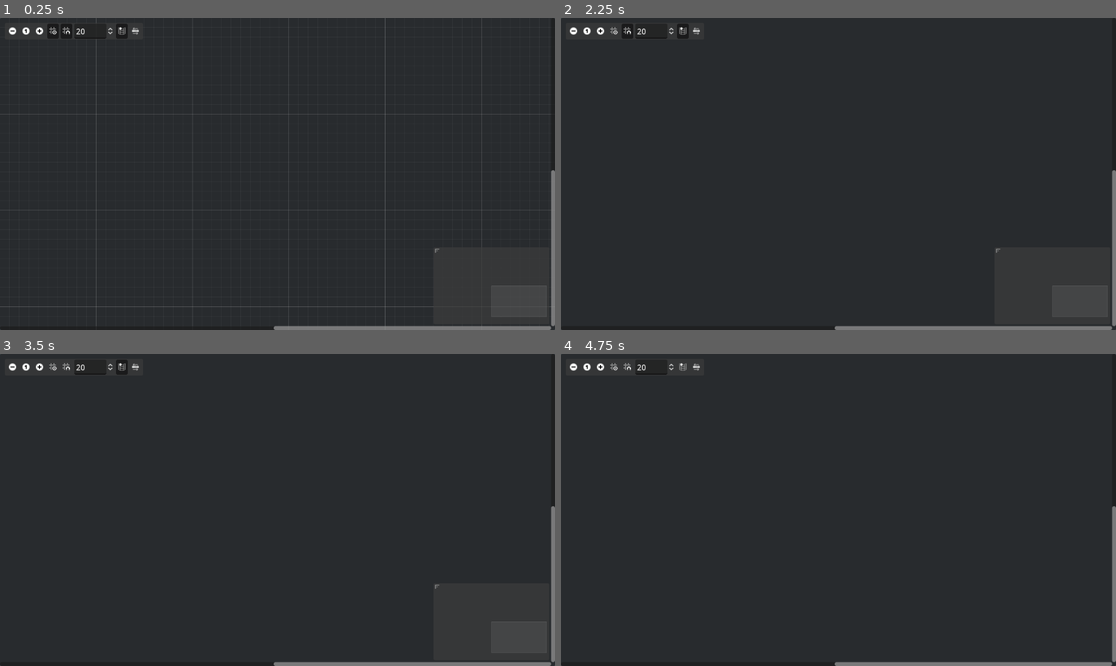
Above: before the commit, frames 1-4 (two rows, left to right).
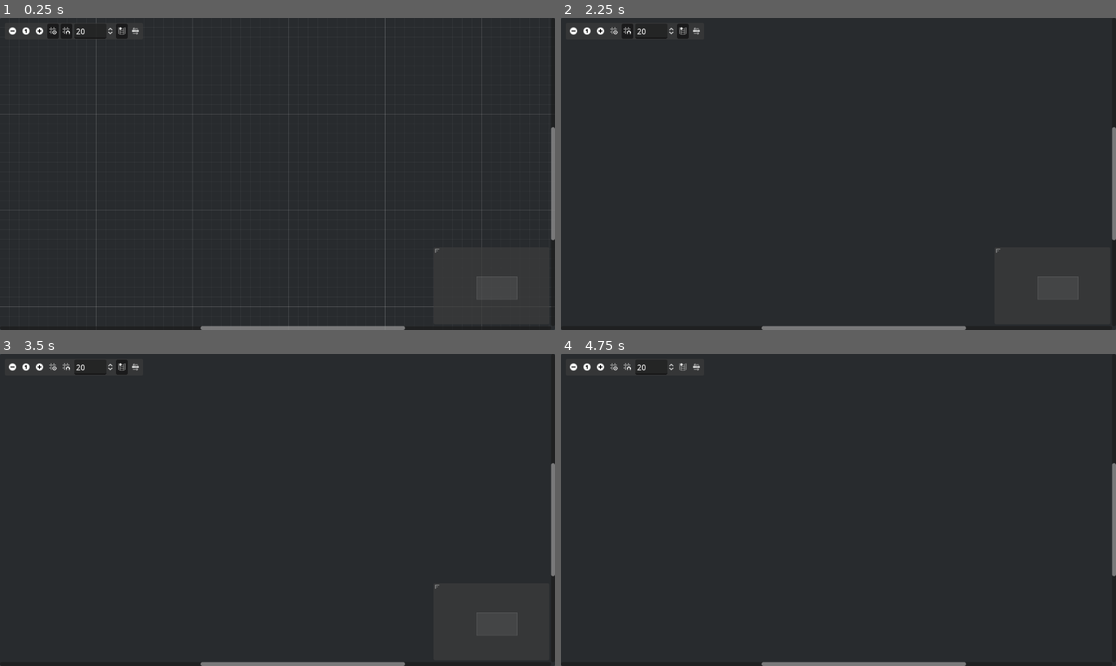
Above: after the commit, the same moments.

Repository: dFarium/Satisfactory-producction-planner
Game: Godot game, scene res://Scenes/graph_edit.tscn
Two runs of this game, one before a commit and one after it. Both use one fixed random seed, a clock stepped at 60 frames per second and the inputs below.
Inputs (mouse positions are in pixels of both pictures, inside the frame that each line leads up to):
- Up to frame 1 (0.25 s): no input
- Up to frame 2 (2.25 s): click (572, 30) at 0.5 s; click (599, 30) at 1.25 s; click (616, 30) at 2 s
- Up to frame 3 (3.5 s): click (66, 366) at 2.75 s
- Up to frame 4 (4.75 s): click (683, 366) at 3.5 s; click (694, 366) at 4.25 s

The runs differ from the first frame. In frame 1, 0.9% of the frame differs, in the area x 36-100%, y 34-100%; in frame 2, 0.9%; in frame 3, 0.9%; in frame 4, 0.8%.

Commit message:
change visibility instead of instancing/removing

Diff:
--- a/Scenes/add_building.tscn
+++ /dev/null
@@ -1,11 +0,0 @@
-[gd_scene load_steps=3 format=3 uid="uid://tkqy15pahc1h"]
-
-[ext_resource type="Script" path="res://Scripts/Graph/add_node.gd" id="1_10a0n"]
-[ext_resource type="PackedScene" uid="uid://cf87kopctjjm" path="res://Scenes/Factories/1input1output.tscn" id="2_jonmy"]
-
-[node name="Add Constructor" type="Button" groups=["test"]]
-text = "Add Constructor"
-script = ExtResource("1_10a0n")
-building = ExtResource("2_jonmy")
-
-[connection signal="pressed" from="." to="." method="_on_pressed"]
--- a/Scenes/graph_edit.tscn
+++ b/Scenes/graph_edit.tscn
@@ -1,7 +1,8 @@
-[gd_scene load_steps=3 format=3 uid="uid://c73h38vsyw36o"]
+[gd_scene load_steps=4 format=3 uid="uid://c73h38vsyw36o"]
 
 [ext_resource type="Script" path="res://Scripts/Graph/main.gd" id="1_13a51"]
 [ext_resource type="Script" path="res://Scripts/Graph/GraphEdit.gd" id="2_6f8bu"]
+[ext_resource type="PackedScene" uid="uid://bjgeegoath202" path="res://Scenes/search_recipe.tscn" id="3_o5aji"]
 
 [node name="Main" type="Control"]
 layout_mode = 3
@@ -23,4 +24,13 @@
 script = ExtResource("2_6f8bu")
 metadata/_edit_use_anchors_ = true
 
+[node name="SearchPanel" parent="GraphEdit" instance=ExtResource("3_o5aji")]
+layout_mode = 0
+offset_left = 303.0
+offset_top = 172.0
+offset_right = 839.0
+offset_bottom = 510.0
+mouse_filter = 1
+position_offset = Vector2(303, 172)
+
 [connection signal="connection_request" from="GraphEdit" to="." method="_on_graph_edit_connection_request"]
--- a/Scenes/search_recipe.tscn
+++ b/Scenes/search_recipe.tscn
@@ -1,6 +1,6 @@
 [gd_scene load_steps=2 format=3 uid="uid://bjgeegoath202"]
 
-[ext_resource type="Script" path="res://Scripts/Graph/search_product.gd" id="1_v4wa8"]
+[ext_resource type="Script" path="res://Scripts/Graph/search_recipe.gd" id="1_v4wa8"]
 
 [node name="Control" type="GraphNode"]
 offset_right = 536.0
--- a/Scripts/Graph/GraphEdit.gd
+++ b/Scripts/Graph/GraphEdit.gd
@@ -1,46 +1,46 @@
 extends GraphEdit
 
-var menu_resource:PackedScene = load("res://Scenes/search_recipe.tscn")
-var search_menu:GraphNode
+var menu_resource: PackedScene = load("res://Scenes/search_recipe.tscn")
+@onready var search_panel: GraphNode = $SearchPanel
 
 # Called when the node enters the scene tree for the first time.
-func _ready()->void:
+func _ready() -> void:
+	search_panel.visible = false
 	for node in get_tree().get_nodes_in_group("recipe_option"):
 		node.add_building.connect(_on_add_building)
 
 # Called every frame. 'delta' is the elapsed time since the previous frame.
-func _process(delta:float)->void:
+func _process(_delta: float) -> void:
 	pass
 
-func show_search_menu()->void:
-	if not is_instance_valid(search_menu):
-		search_menu = menu_resource.instantiate()
-		add_child(search_menu)
-	search_menu.position_offset = get_global_mouse_position()
+func show_search_panel() -> void:
+	if not search_panel.visible:
+		search_panel.visible = true
+		search_panel.selected = true
+	search_panel.position_offset = get_global_mouse_position()
 
+func _input(_event: InputEvent) -> void:
+	if Input.is_action_just_pressed("right_click"):
+		show_search_panel()
 
-func _input(event:InputEvent) -> void:
-	if Input.is_action_just_pressed("right_click"):
-		show_search_menu()
-
-func _on_add_building(recipe:Recipe) -> void:
-	match [recipe.inputs.size(),recipe.outputs.size()]:
-		[0,1]:
-			instantiate_building("res://Scenes/Factories/1output.tscn",recipe)
-		[1,1]:
-			instantiate_building("res://Scenes/Factories/1input1output.tscn",recipe)
-		[2,1]:
-			instantiate_building("res://Scenes/Factories/2input1output.tscn",recipe)
-		[3,1]:
-			instantiate_building("res://Scenes/Factories/3input1output.tscn",recipe)
-		[4,1]:
-			instantiate_building("res://Scenes/Factories/4input1output.tscn",recipe)
+func _on_add_building(recipe: Recipe) -> void:
+	match [recipe.inputs.size(), recipe.outputs.size()]:
+		[0, 1]:
+			instantiate_building("res://Scenes/Factories/1output.tscn", recipe)
+		[1, 1]:
+			instantiate_building("res://Scenes/Factories/1input1output.tscn", recipe)
+		[2, 1]:
+			instantiate_building("res://Scenes/Factories/2input1output.tscn", recipe)
+		[3, 1]:
+			instantiate_building("res://Scenes/Factories/3input1output.tscn", recipe)
+		[4, 1]:
+			instantiate_building("res://Scenes/Factories/4input1output.tscn", recipe)
 		_:
 			print("NO ENCONTRADO")
 
-func instantiate_building(path:String, recipe:Recipe) -> void:
-	var building:PackedScene = load(path)
-	var build_instance:GraphNode = building.instantiate()
+func instantiate_building(path: String, recipe: Recipe) -> void:
+	var building: PackedScene = load(path)
+	var build_instance: GraphNode = building.instantiate()
 	build_instance.setup_building(recipe)
 	add_child(build_instance)
 	build_instance.position_offset = get_global_mouse_position()
--- a/Scripts/Graph/add_node.gd
+++ /dev/null
@@ -1,9 +0,0 @@
-extends Button
-
-@export var building:PackedScene
-
-signal add_building(building_scene:PackedScene)
-
-func _on_pressed() -> void:
-	add_building.emit(building)
-	pass # Replace with function body.
--- a/Scripts/Graph/base_graph_node.gd
+++ /dev/null
@@ -1,22 +0,0 @@
-extends GraphNode
-
-
-# Called when the node enters the scene tree for the first time.
-func _ready() -> void:
-	create_close_button()
-	#set_slot(0, true, 0, Color(1,1,1,1), true, 0 , Color(1,1,1,1))
-
-
-# Called every frame. 'delta' is the elapsed time since the previous frame.
-func _process(_delta:float) -> void:
-	pass
-
-func create_close_button() -> void:
-	var hbox:HBoxContainer = get_titlebar_hbox()
-	var close_button:Button = Button.new()
-	close_button.text = "X"
-	close_button.pressed.connect(_on_close_button_pressed)
-	hbox.add_child(close_button)
-
-func _on_close_button_pressed() -> void:
-	queue_free()
--- a/Scripts/Graph/main.gd
+++ b/Scripts/Graph/main.gd
@@ -1,38 +1,23 @@
 extends Control
 
-@onready var graph_edit:GraphEdit = $GraphEdit
-var constructor:PackedScene = load("res://Scenes/Factories/constructor.tscn")
-var assembler:PackedScene = load("res://Scenes/Factories/assembler.tscn")
-var manufacturer3:PackedScene = load("res://Scenes/Factories/manufacturer3.tscn")
-var manufacturer4:PackedScene = load("res://Scenes/Factories/manufacturer4.tscn")
-var initial_position:Vector2 = Vector2(40,40)
+@onready var graph_edit: GraphEdit = $GraphEdit
 
 # Called when the node enters the scene tree for the first time.
 func _ready() -> void:
 	for node in get_tree().get_nodes_in_group("recipe_option"):
 		node.add_building.connect(_on_add_building)
 
-
-
 # Called every frame. 'delta' is the elapsed time since the previous frame.
-func _process(_delta:float) -> void:
+func _process(_delta: float) -> void:
 	pass
 
-
-func _on_add_node_pressed() -> void:
-	var new_graph_node:GraphNode = assembler.instantiate()
-	graph_edit.add_child(new_graph_node)
-	new_graph_node.position_offset = get_global_mouse_position()
-
-
-func _on_graph_edit_connection_request(from_node:StringName, from_port:int, to_node:StringName, to_port:int) -> void:
-	graph_edit.connect_node(from_node,from_port,to_node,to_port)
+func _on_graph_edit_connection_request(from_node: StringName, from_port: int, to_node: StringName, to_port: int) -> void:
+	graph_edit.connect_node(from_node, from_port, to_node, to_port)
 
 	pass # Replace with function body.
 
-
-func _on_add_building(scene:PackedScene) -> void:
-	var new_building:GraphNode = scene.instantiate()
+func _on_add_building(scene: PackedScene) -> void:
+	var new_building: GraphNode = scene.instantiate()
 	graph_edit.add_child(new_building)
 	new_building.position_offset = get_global_mouse_position()
 	pass # Replace with function body.
--- a/Scripts/Graph/recipe_option.gd
+++ b/Scripts/Graph/recipe_option.gd
@@ -50,29 +50,21 @@
 		icon_index+=1
 
 func _on_pressed() -> void:
-	setup_building(recipe_data)
+	#setup_building(recipe_data)
 	#add_building.emit(recipe_data)
 	pass # Replace with function body.
 
-func setup_building(recipe:Recipe) -> void:
-	match [recipe_data.inputs.size(),recipe_data.outputs.size()]:
-		[0,1]:
-			instantiate_building("res://Scenes/Factories/1output.tscn")
-		[1,1]:
-			instantiate_building("res://Scenes/Factories/1input1output.tscn")
-		[2,1]:
-			instantiate_building("res://Scenes/Factories/2input1output.tscn")
-		[3,1]:
-			instantiate_building("res://Scenes/Factories/3input1output.tscn")
-		[4,1]:
-			instantiate_building("res://Scenes/Factories/4input1output.tscn")
-		_:
-			print("NO ENCONTRADO")
-
-func instantiate_building(path:String) -> void:
-	var building:PackedScene = load(path)
-	var build_instance:GraphBuilding = building.instantiate()
-	var offset:Vector2 = get_parent().get_parent().get_parent().position_offset
-	build_instance.setup_building(recipe_data)
-	get_node("/root/Main/GraphEdit").add_child(build_instance)
-	build_instance.position_offset = offset
+#func setup_building(recipe:Recipe) -> void:
+	#match [recipe_data.inputs.size(),recipe_data.outputs.size()]:
+		#[0,1]:
+			#instantiate_building("res://Scenes/Factories/1output.tscn")
+		#[1,1]:
+			#instantiate_building("res://Scenes/Factories/1input1output.tscn")
+		#[2,1]:
+			#instantiate_building("res://Scenes/Factories/2input1output.tscn")
+		#[3,1]:
+			#instantiate_building("res://Scenes/Factories/3input1output.tscn")
+		#[4,1]:
+			#instantiate_building("res://Scenes/Factories/4input1output.tscn")
+		#_:
+			#print("NO ENCONTRADO")
--- a/Scripts/Graph/right_click_behaviour.gd
+++ /dev/null
@@ -1,31 +0,0 @@
-extends Control
-
-var product_menu_resource:PackedScene = load("res://Scenes/search_recipe.tscn")
-var product_menu_instance:Node
-
-# Called when the node enters the scene tree for the first time.
-func _ready() -> void:
-	pass
-
-
-# Called every frame. 'delta' is the elapsed time since the previous frame.
-func _process(delta:float) -> void:
-	pass
-
-
-func _input(event:InputEvent) -> void:
-	if Input.is_action_just_pressed("right_click"):
-		invoke_menu()
-
-
-
-func invoke_menu() -> void:
-		product_menu_instance = product_menu_resource.instantiate()
-		add_child(product_menu_instance)
-		product_menu_instance.position = get_global_mouse_position()
-
-func on_product_menu_mouse_exited() -> void:
-	print("sali")
-
-func on_product_menu_mouse_entered() -> void:
-	print("entre")
--- a/Scripts/Graph/search_product.gd
+++ b/Scripts/Graph/search_recipe.gd
@@ -4,19 +4,21 @@
 @onready var recipe_container: VBoxContainer = $ScrollContainer/VBoxContainer
 
 # Constante para la escena del botón de opción
-const BUTTON_OPTION = preload("res://Scenes/button_option.tscn")
+const BUTTON_OPTION = preload ("res://Scenes/button_option.tscn")
 
 # Lista de recetas cargadas
 var recipe_list: Array[Recipe] = []
+var recipe_buttons: Array[Button] = []
 
 # Función llamada cuando el nodo entra en el árbol de la escena por primera vez
 func _ready() -> void:
 	load_recipes()
+	initialize_buttons()
 	show_recipes(recipe_list)
 
 # Función llamada cuando el texto en el campo de búsqueda cambia
-func _on_text_edit_text_changed(new_text:String) -> void:
-	clear_children(recipe_container)
+func _on_text_edit_text_changed(new_text: String) -> void:
+	hide_buttons(recipe_container)
 	if new_text.length() > 0:
 		show_recipes(search_recipes(new_text.to_lower()))
 	else:
@@ -33,29 +35,29 @@
 func search_recipes(input: String) -> Array:
 	var results: Array = []
 	for recipe in recipe_list:
-		if input.length() > 0 and recipe.name.to_lower().find(input) != -1:
+		if input.length() > 0 and recipe.name.to_lower().find(input) != - 1:
 			results.append(recipe)
 		elif input == recipe.name:
 			results.append(recipe)
 	return results
 
 # Eliminar todos los hijos de un nodo
-func clear_children(node: Node) -> void:
-	for child in node.get_children():
-		child.queue_free()
+func hide_buttons(node: Control) -> void:
+	for button in node.get_children():
+		button.visible = false
 
-# Configurar la visualización de una opción de receta
-func set_recipe(option: RecipeOption, recipe: Recipe) -> void:
-	option.set_recipe_display(recipe)
+func show_recipes(recipes_to_show: Array) -> void:
+	# Crear y añadir opciones de receta basadas en los resultados de búsqueda
+	for button in recipe_buttons:
+		if button.recipe_data in recipes_to_show:
+			button.visible = true
 
-func show_recipes(recipes_to_show:Array) -> void:
-	# Crear y añadir opciones de receta basadas en los resultados de búsqueda
-	for recipe:Recipe in recipes_to_show:
-		var recipe_option:Button = BUTTON_OPTION.instantiate()
+func initialize_buttons() -> void:
+	for recipe: Recipe in recipe_list:
+		var recipe_option: Button = BUTTON_OPTION.instantiate()
 		recipe_container.add_child(recipe_option)
-		set_recipe(recipe_option, recipe)
-
-
+		recipe_buttons.append(recipe_option)
+		recipe_option.set_recipe_display(recipe)
 
 func _on_node_deselected() -> void:
-	queue_free()
+	visible = false
Not shown, removed: Scenes/pro5BBB.tmp
